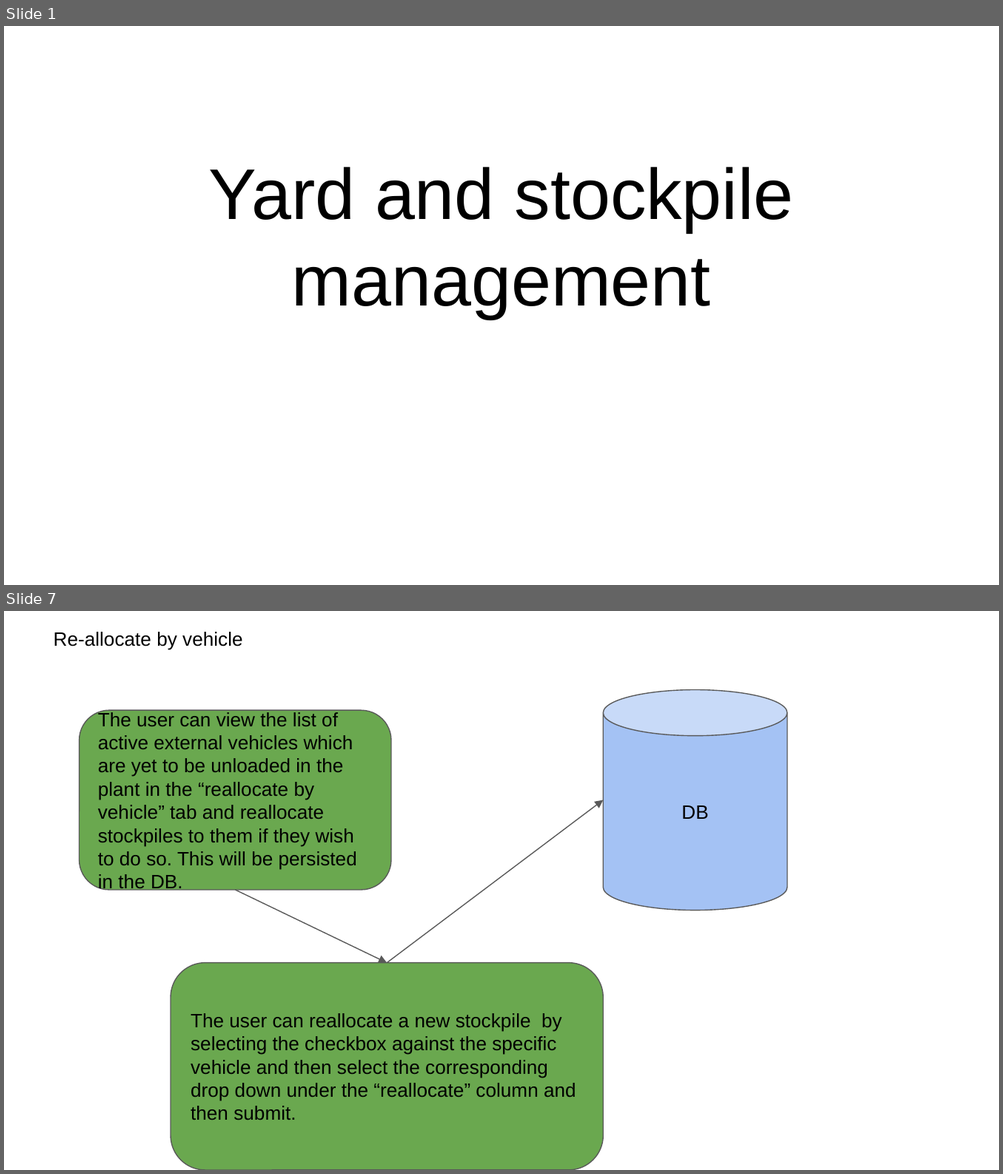
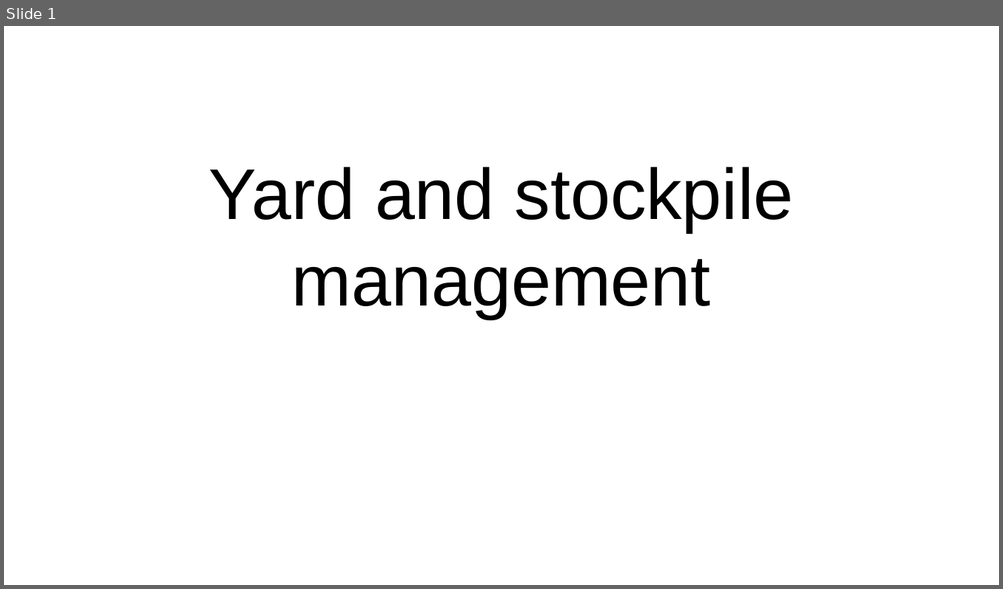
Before and after one commit to elogic-cscts/cscts_srs, a slide deck: Yard_and_Stockpile_SRS/yard-stockpile-flow.pptx. Shown one above the other, each under a label of ours: slides 1 and 7 before the commit, slide 1 after it; the slides between them are not shown. The pictures are 1003x1174 and 1003x589 pixels, drawn with LibreOffice and Linux fonts; fonts in the diff are those of the drawing. Boxes give left, top, right and bottom in pixels: in the first picture for what was removed or moved away, otherwise in the second. Text is boxed around its words. In the diff, an @@ line names an element or a change of style, - is before the commit and + after.

Commit message:
yard, stockpile and WB flow ppt

```diff
--- a/Yard_and_Stockpile_SRS/yard-stockpile-flow.pptx
+++ b/Yard_and_Stockpile_SRS/yard-stockpile-flow.pptx
@@ slide 7 removed at [4,611,999,1170], background #FFFFFF @@
@@ text removed at [54,632,242,650] @@
-Re-allocate by vehicle
@@ cylinder removed at [603,689,787,911] @@
-DB
@@ rounded rectangle removed at [79,710,392,891] @@
-The user can view the list of active external vehicles which are yet to be unloaded in the plant in the “reallocate by vehicle” tab and reallocate stockpiles to them if they wish to do so. This will be persisted in the DB.
@@ arrow removed from (387, 963) to (603, 800) @@
@@ arrow removed from (235, 891) to (387, 963) @@
@@ rounded rectangle removed at [170,963,603,1170] @@
-The user can reallocate a new stockpile by selecting the checkbox against the specific vehicle and then select the corresponding drop down under the “reallocate” column and then submit.
```
Also in this commit, not shown: 5 slides added, 6 other slides removed, 1 other file.
